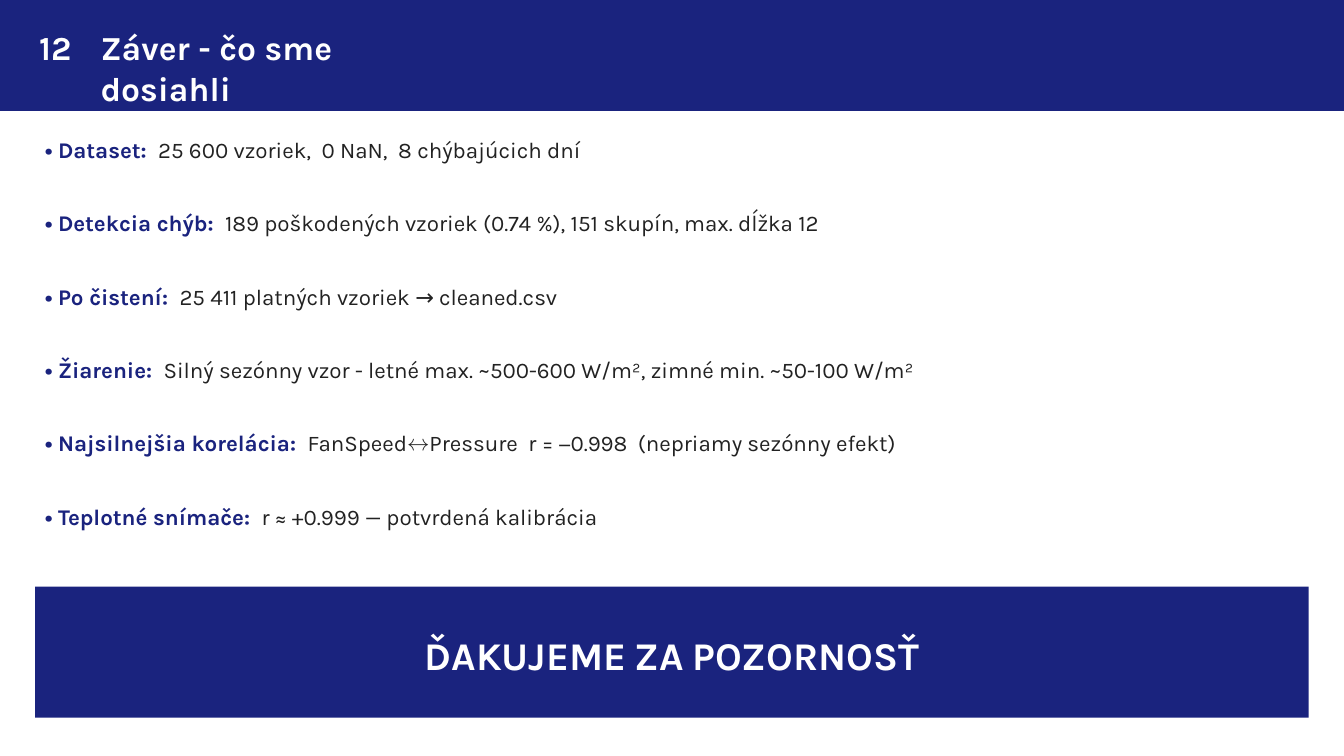
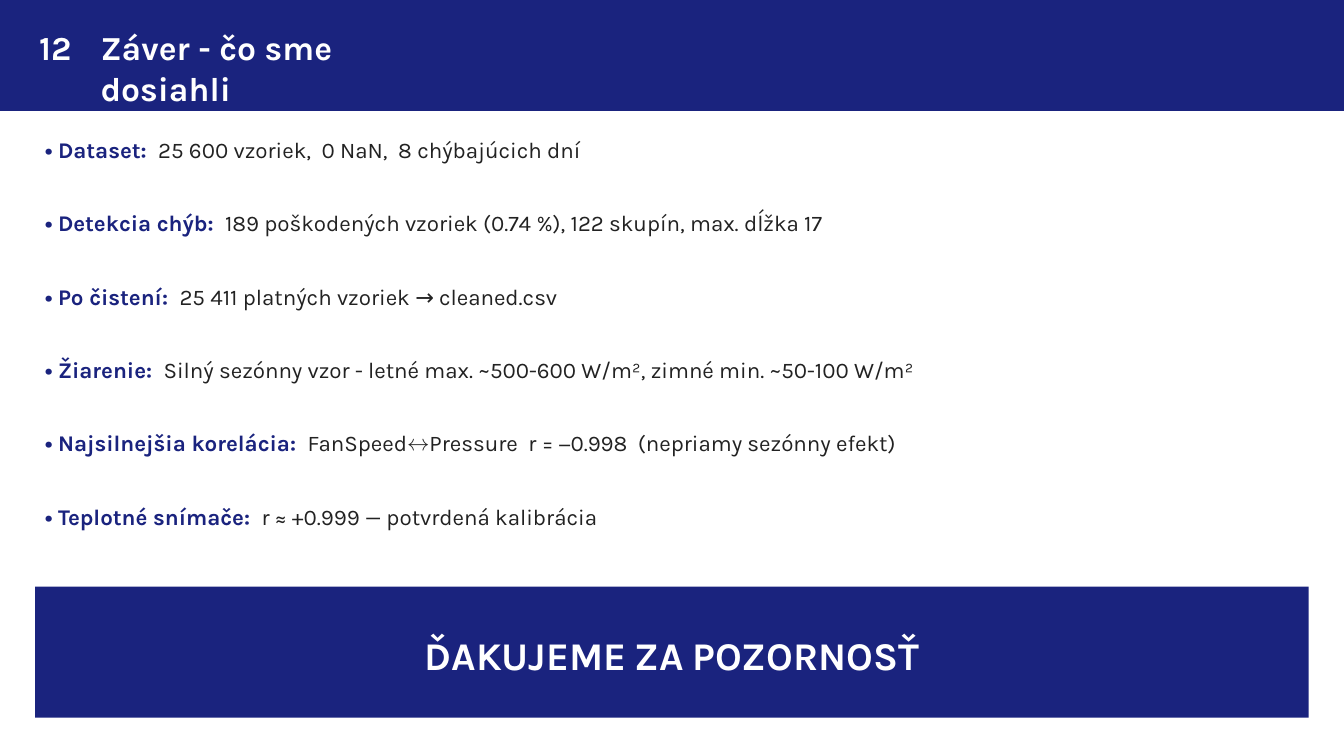
Before and after one commit to xvarmuza/MKR-meteorologicke_data, a slide deck: slide 12 of neposielat!/MKR_meteo_prezentacia.pptx. Drawn at 1344x756 pixels with LibreOffice and Linux fonts; fonts in the diff are those of the drawing. Boxes give left, top, right and bottom in pixels: in the first picture for what was removed or moved away, otherwise in the second. Text is boxed around its words. In the diff, an @@ line names an element or a change of style, - is before the commit and + after.

```diff
--- a/neposielat!/MKR_meteo_prezentacia.pptx
+++ b/neposielat!/MKR_meteo_prezentacia.pptx
@@ text at (58, 211, 822, 237): text changed @@
-• Detekcia chýb: 189 poškodených vzoriek (0.74 %), 151 skupín, max. dĺžka 12
+• Detekcia chýb: 189 poškodených vzoriek (0.74 %), 122 skupín, max. dĺžka 17
```
Also in this commit, not shown: 4 other slides changed.
